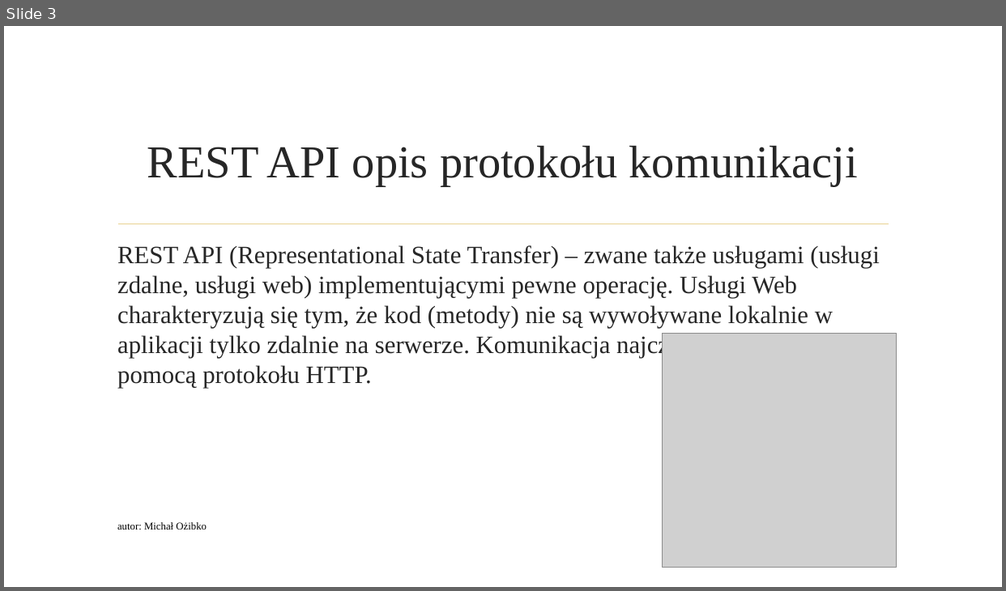
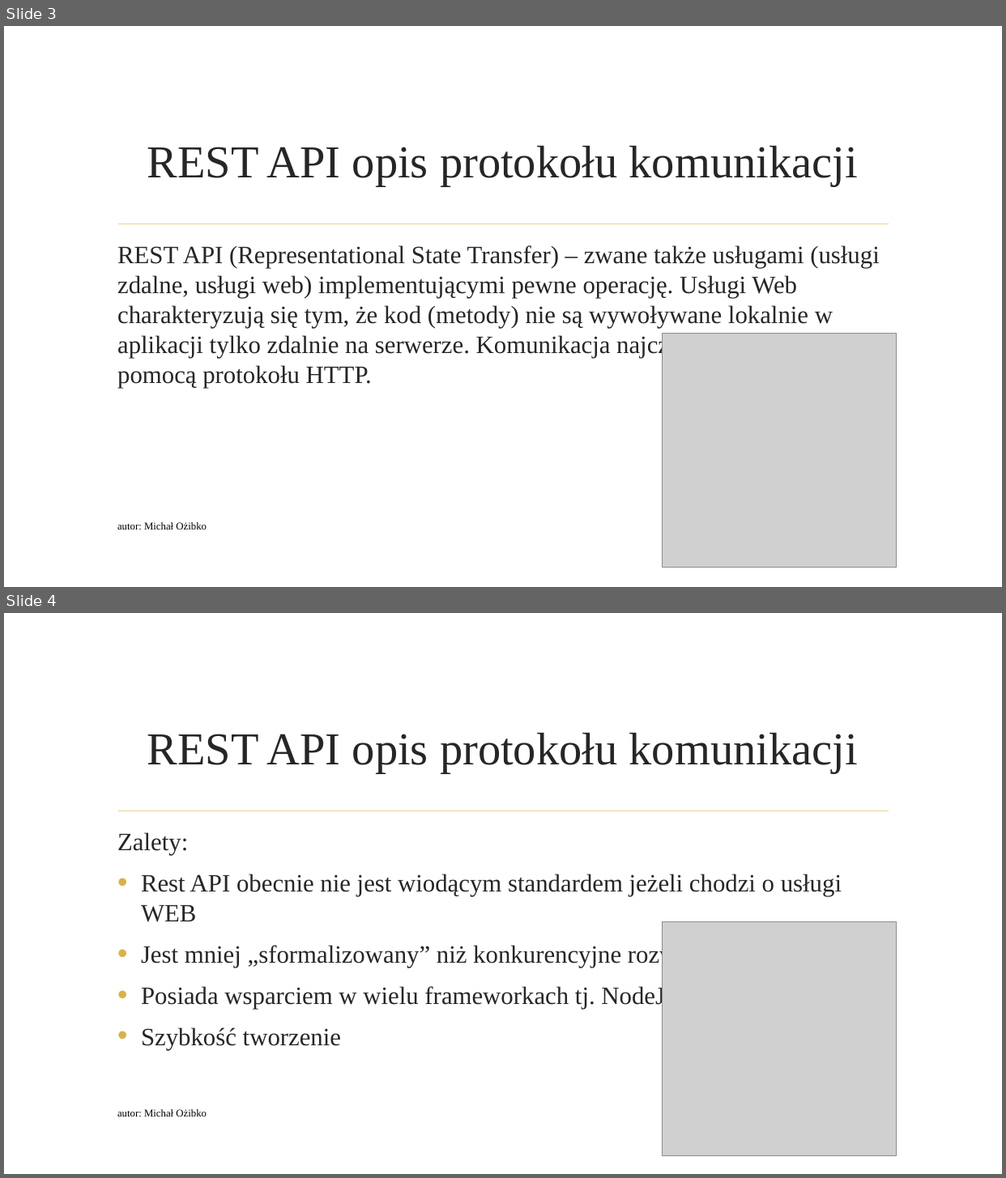
Before and after one commit to qadevpl/repo, a slide deck: JSRestApi/WarsztatQA.pptx. Shown one above the other, each under a label of ours: slide 3 before the commit, slides 3 and 4 after it. The pictures are 1006x591 and 1006x1178 pixels, drawn with LibreOffice and Linux fonts; fonts in the diff are those of the drawing; grey boxes stand for pictures; background and template pictures are left out. Boxes give left, top, right and bottom in pixels: in the first picture for what was removed or moved away, otherwise in the second. Text is boxed around its words. In the diff, an @@ line names an element or a change of style, - is before the commit and + after.

```diff
--- a/JSRestApi/WarsztatQA.pptx
+++ b/JSRestApi/WarsztatQA.pptx
@@ slide 4 added at (4,613,1002,1174), background picture (left out); not listed: 1 template element that a slide beside it also shows @@
@@ title added at (147,733,858,773), 44 pt, text #262626 @@
+REST API opis protokołu komunikacji
@@ text added at (117,833,842,1050), 24 pt, text #262626 @@
+Zalety:
+• Rest API obecnie nie jest wiodącym standardem jeżeli chodzi o usługi WEB
+• Jest mniej „sformalizowany” niż konkurencyjne rozwiązanie SOAP
+• Posiada wsparciem w wielu frameworkach tj. NodeJS, .Net, Java
+• Szybkość tworzenie
@@ picture added at (662,922,896,1156) @@
@@ text added at (117,1110,206,1117), 10 pt, text #000000 @@
+autor: Michał Ożibko
@@ page number added at (851,1102,896,1125), 10 pt, text #000000 @@
+4
```
Also in this commit, not shown: 2 slides changed, 4 other files.
